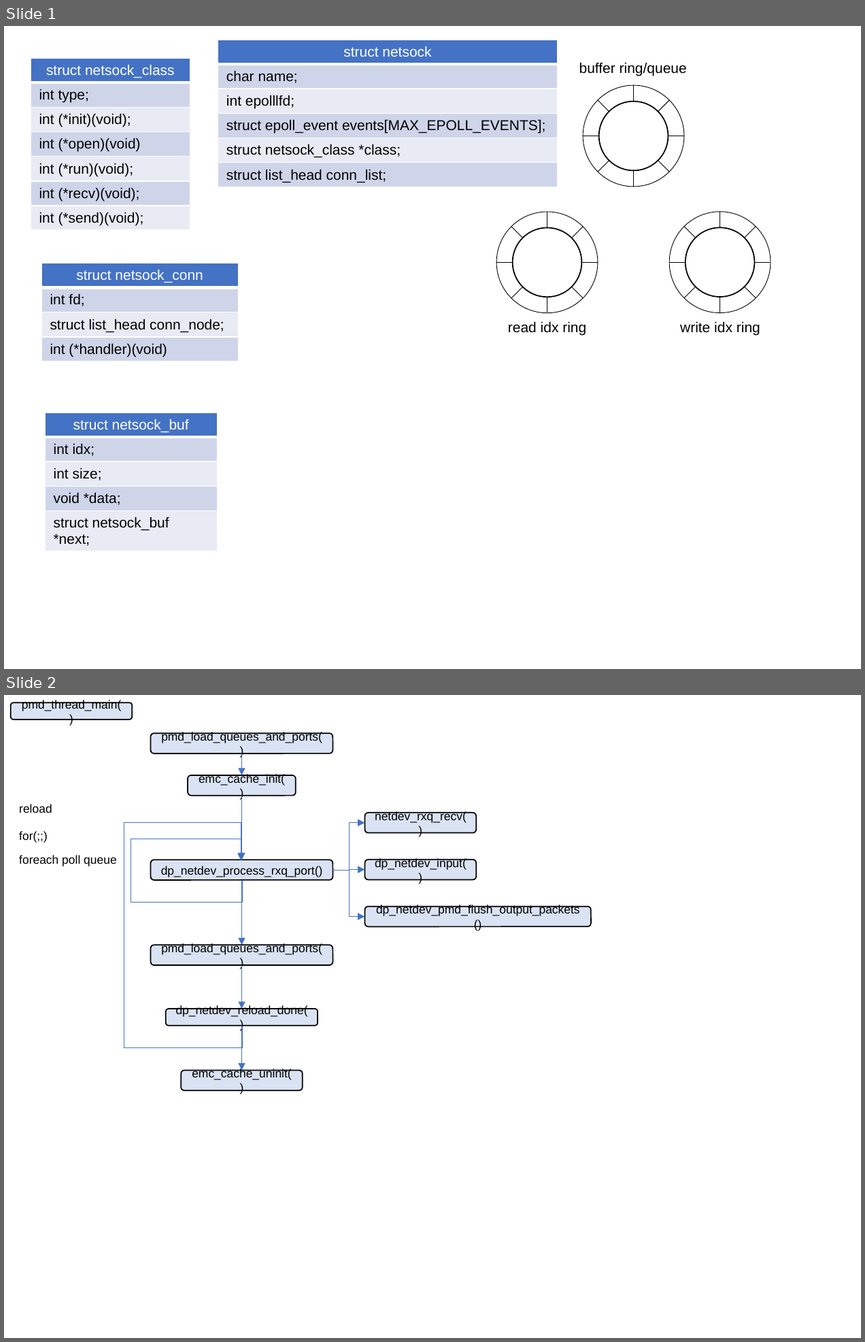
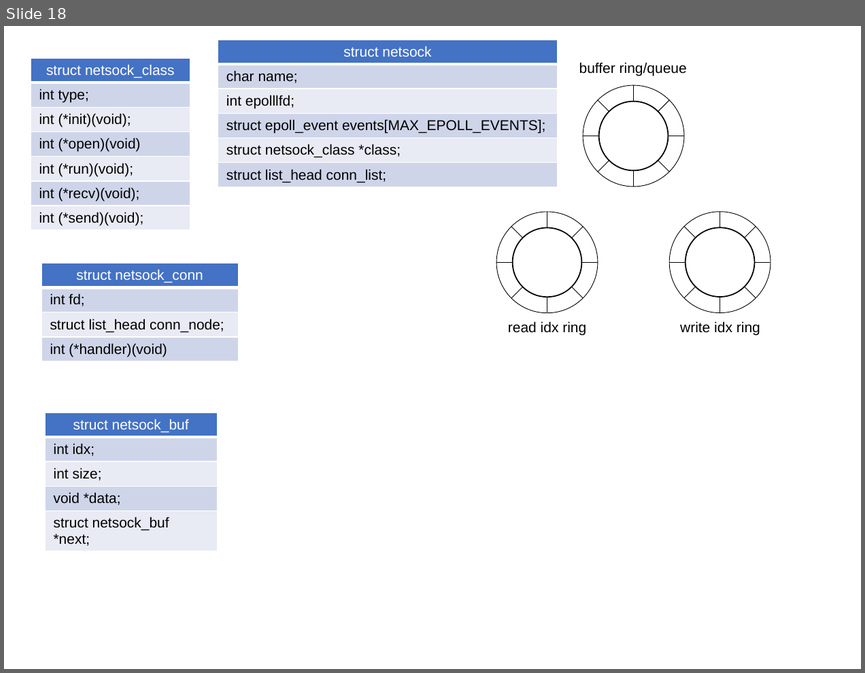
Before and after one commit to movetobe/xxx, a slide deck: xxx.pptx. Shown one above the other, each under a label of ours: slides 1 and 2 before the commit, slide 18 after it. The pictures are 865x1342 and 865x673 pixels, drawn with LibreOffice and Linux fonts; fonts in the diff are those of the drawing. Boxes give left, top, right and bottom in pixels: in the first picture for what was removed or moved away, otherwise in the second. Text is boxed around its words. In the diff, an @@ line names an element or a change of style, - is before the commit and + after.

```diff
--- a/xxx.pptx
+++ b/xxx.pptx
@@ slide 2 removed at (x1=4, y1=695, x2=861, y2=1338), background #FFFFFF @@
@@ rounded rectangle removed at (x1=11, y1=702, x2=133, y2=720) @@
-pmd_thread_main()
@@ rounded rectangle removed at (x1=150, y1=734, x2=333, y2=754) @@
-pmd_load_queues_and_ports()
@@ arrow removed from (241, 753) to (241, 775) @@
@@ rounded rectangle removed at (x1=188, y1=775, x2=295, y2=796) @@
-emc_cache_init()
@@ arrow removed from (241, 795) to (241, 860) @@
@@ text removed at (x1=19, y1=804, x2=52, y2=813) @@
-reload
@@ rounded rectangle removed at (x1=364, y1=813, x2=476, y2=833) @@
-netdev_rxq_recv()
@@ text removed at (x1=19, y1=831, x2=48, y2=843) @@
-for(;;)
@@ elbow arrow removed from (242, 1025) to (241, 860) @@
@@ elbow arrow removed from (333, 870) to (364, 823) @@
@@ text removed at (x1=19, y1=855, x2=117, y2=866) @@
-foreach poll queue
@@ elbow arrow removed from (242, 881) to (241, 860) @@
@@ rounded rectangle removed at (x1=150, y1=860, x2=333, y2=880) @@
-dp_netdev_process_rxq_port()
@@ elbow arrow removed from (333, 870) to (364, 870) @@
@@ elbow arrow removed from (333, 870) to (364, 916) @@
@@ rounded rectangle removed at (x1=364, y1=860, x2=476, y2=880) @@
-dp_netdev_input()
@@ arrow removed from (241, 880) to (241, 945) @@
@@ rounded rectangle removed at (x1=364, y1=906, x2=591, y2=927) @@
-dp_netdev_pmd_flush_output_packets()
@@ rounded rectangle removed at (x1=150, y1=945, x2=333, y2=966) @@
-pmd_load_queues_and_ports()
@@ arrow removed from (241, 965) to (241, 1008) @@
@@ rounded rectangle removed at (x1=166, y1=1008, x2=317, y2=1025) @@
-dp_netdev_reload_done()
@@ arrow removed from (241, 1025) to (241, 1070) @@
@@ rounded rectangle removed at (x1=181, y1=1070, x2=303, y2=1091) @@
-emc_cache_uninit()
@@ what was slide 1 is now slide 18 @@
```
Also in this commit, not shown: 6 slides changed, 11 slides added, 2 other slides removed, 19 other files.
